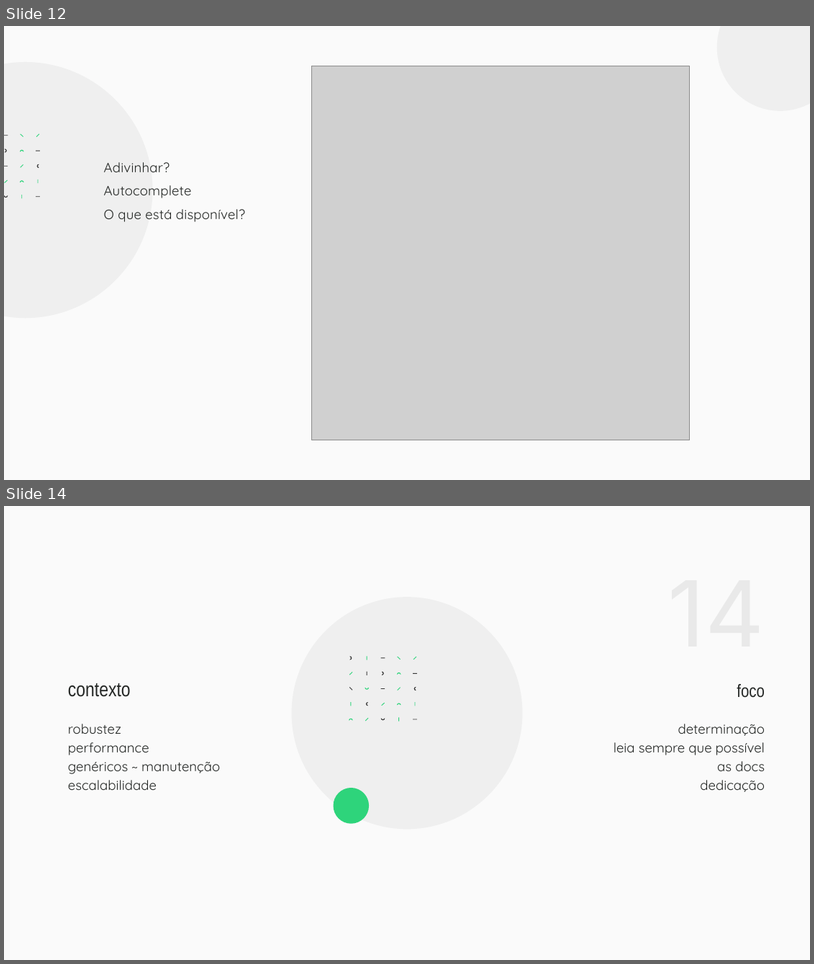
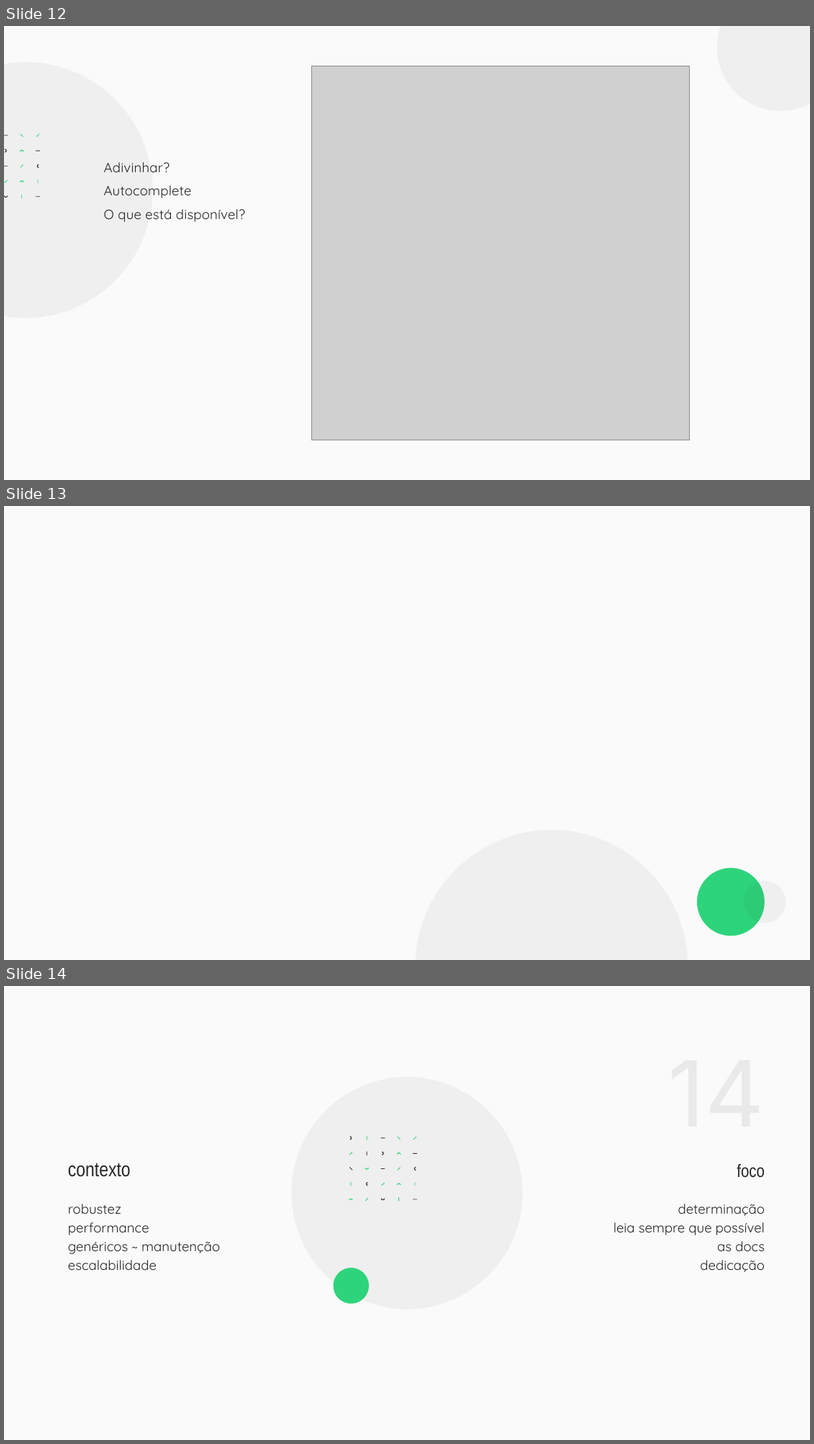
Before and after one commit to hstrada/meetup_-jun-20-styled-components, a slide deck: Resources/Presentation/Obrigada.pptx. Shown one above the other, each under a label of ours: slides 12 and 14 before the commit, slides 12, 13 and 14 after it; the slides between them are not shown. The pictures are 814x964 and 814x1444 pixels, drawn with LibreOffice and Linux fonts; fonts in the diff are those of the drawing; grey boxes stand for pictures. Boxes give left, top, right and bottom in pixels: in the first picture for what was removed or moved away, otherwise in the second. Text is boxed around its words. In the diff, an @@ line names an element or a change of style, - is before the commit and + after.

```diff
--- a/Resources/Presentation/Obrigada.pptx
+++ b/Resources/Presentation/Obrigada.pptx
@@ slide 13 added at (4,506,810,960), background #FAFAFA @@
@@ freeform shape added at (415,829,688,960), fill #242725 at 5% opacity @@
@@ freeform shape added at (697,867,765,935), fill #2ED47B @@
@@ freeform shape added at (744,880,786,923), fill #242725 at 5% opacity @@
```
Also in this commit, not shown: 4 slides changed, 1 other slide added, 2 slides removed, 10 other files.
